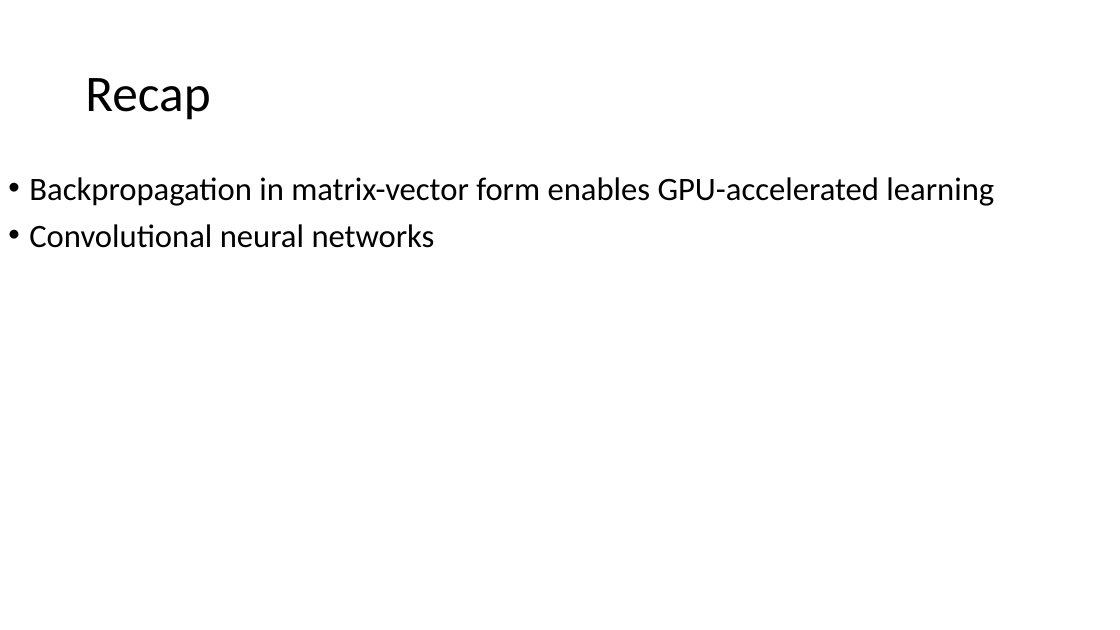
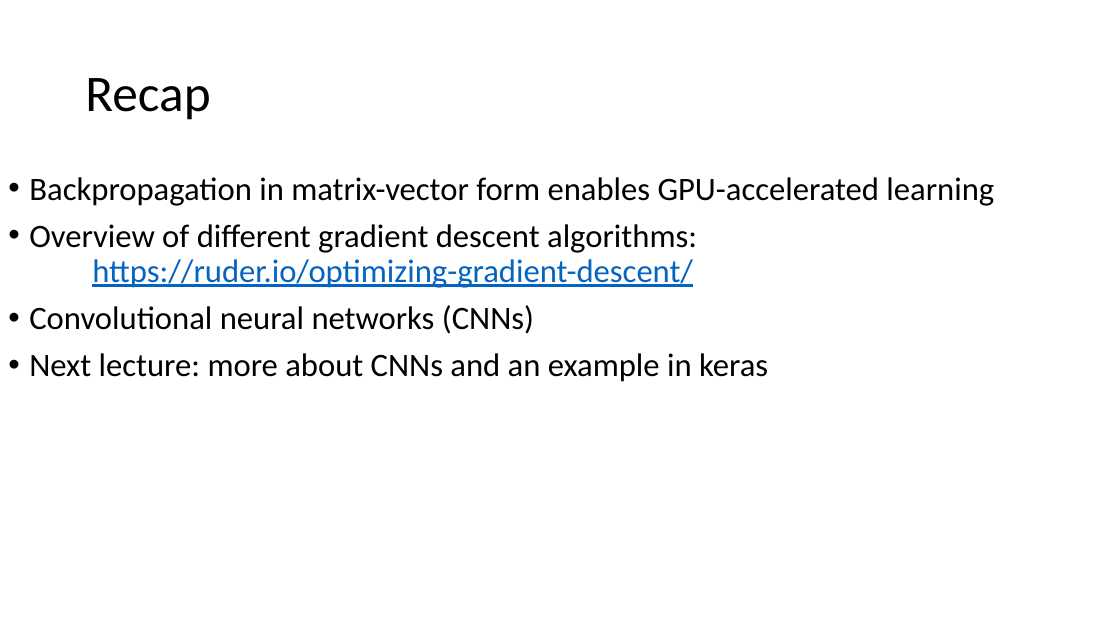
Before and after one commit to russellu/cs405, a slide deck: slide 19 of Lecture_21.pptx. Drawn at 1120x630 pixels with LibreOffice and Linux fonts; fonts in the diff are those of the drawing. Boxes give left, top, right and bottom in pixels: in the first picture for what was removed or moved away, otherwise in the second. Text is boxed around its words. In the diff, an @@ line names an element or a change of style, - is before the commit and + after.

Commit message:
add

```diff
--- a/Lecture_21.pptx
+++ b/Lecture_21.pptx
@@ text at box(29, 224, 768, 382): text changed @@
-• Convolutional neural networks
+• Overview of different gradient descent algorithms:
+  https://ruder.io/optimizing-gradient-descent/
+• Convolutional neural networks (CNNs)
+• Next lecture: more about CNNs and an example in keras
```
